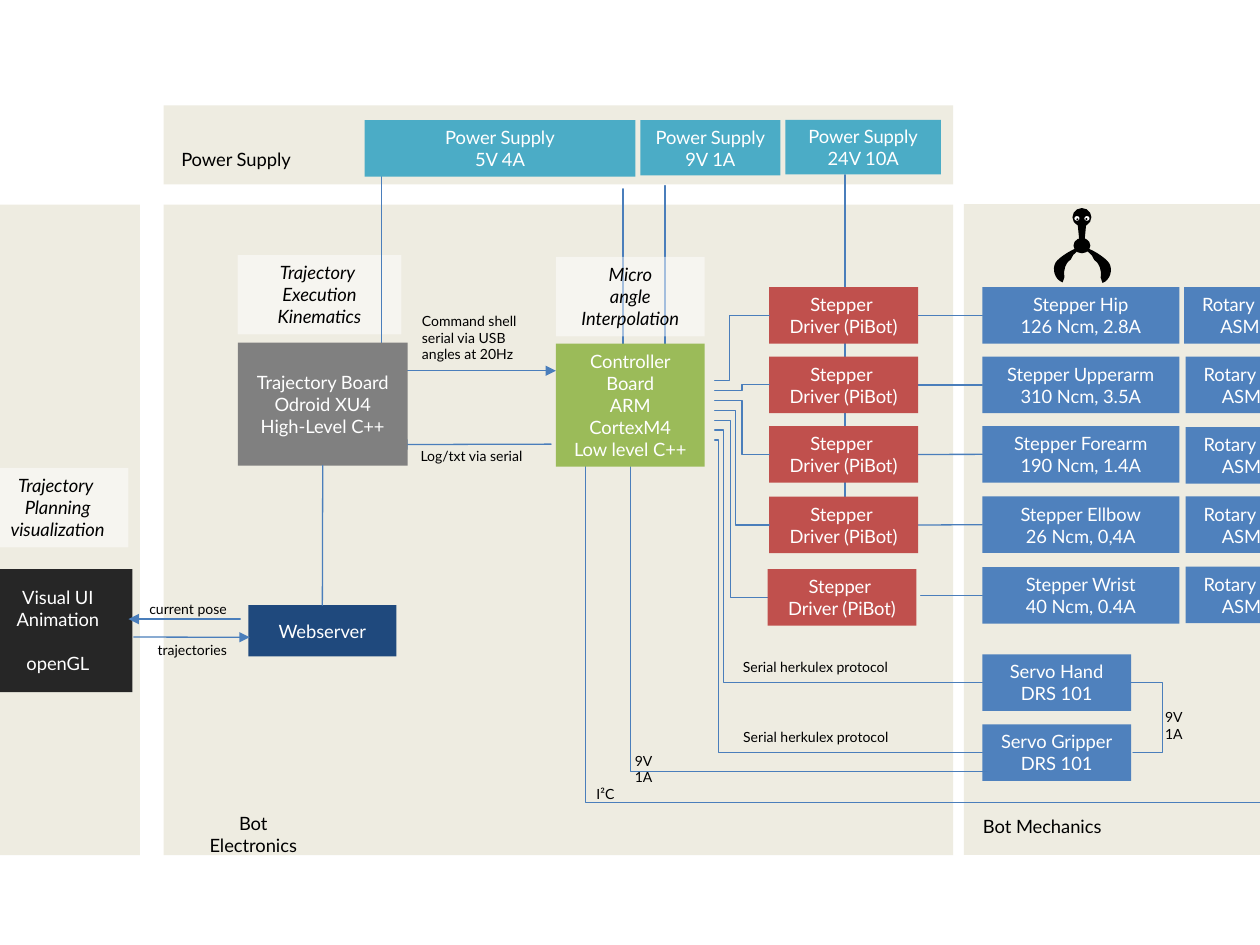
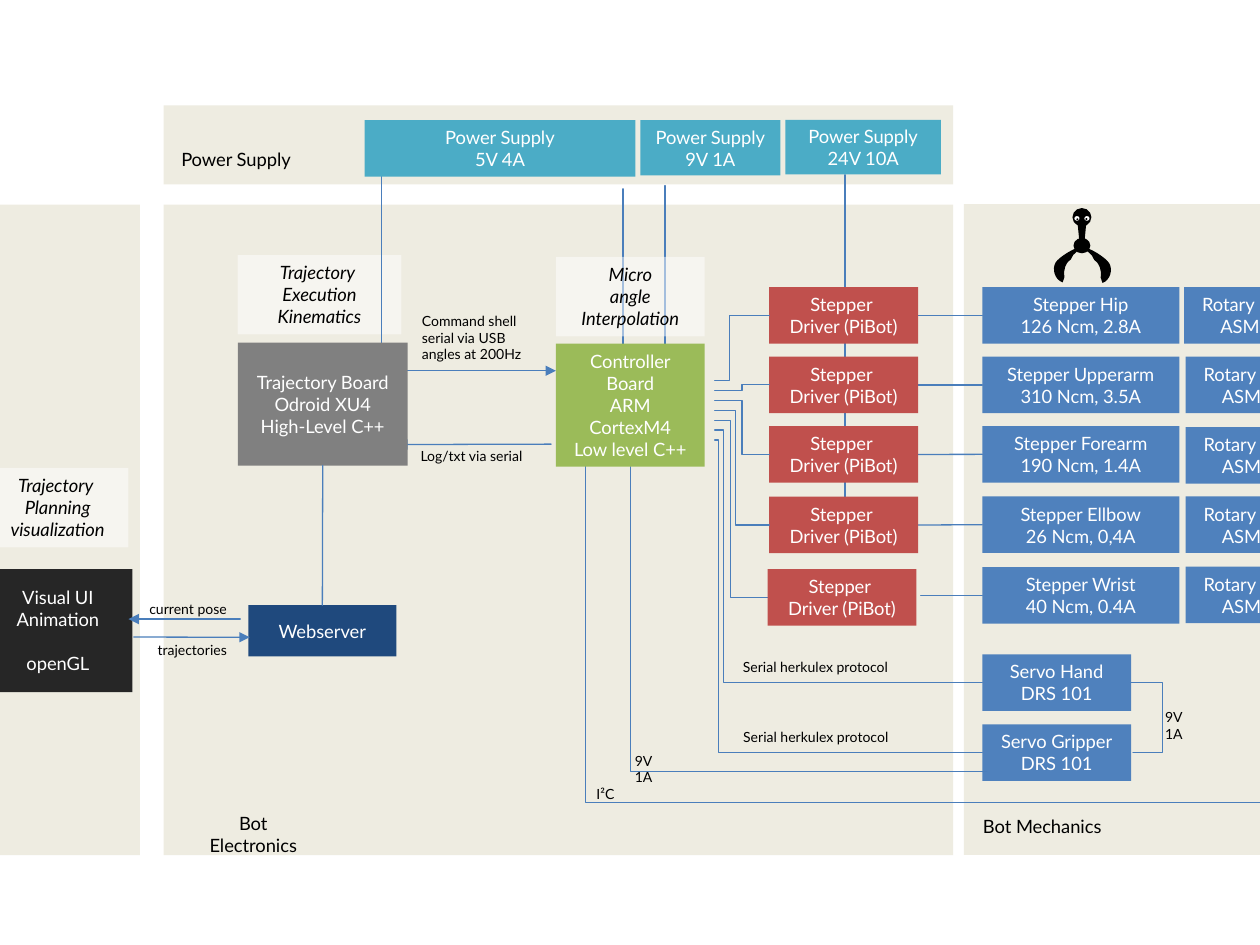
Before and after one commit to goergch/Walter, a slide deck: slide 3 of doc/Walter Documentation.pptx. Drawn at 1260x945 pixels with LibreOffice and Linux fonts; fonts in the diff are those of the drawing. Boxes give left, top, right and bottom in pixels: in the first picture for what was removed or moved away, otherwise in the second. Text is boxed around its words. In the diff, an @@ line names an element or a change of style, - is before the commit and + after.

```diff
--- a/doc/Walter Documentation.pptx
+++ b/doc/Walter Documentation.pptx
@@ text at [422,348,521,362]: text changed @@
-angles at 20Hz
+angles at 200Hz
```
Also in this commit, not shown: 1 other slide changed, 1 slide added, 1 slide removed, 20 other files.
